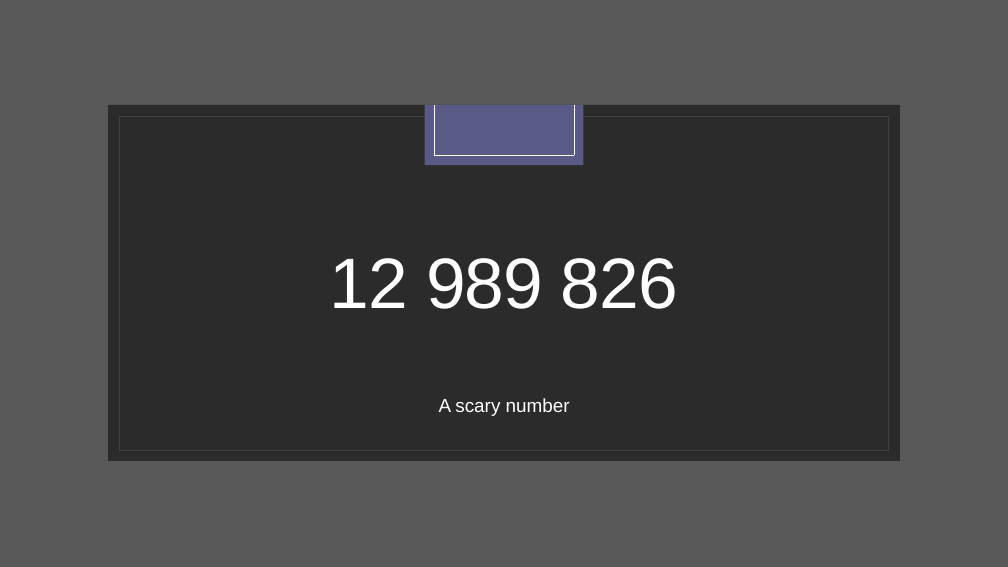
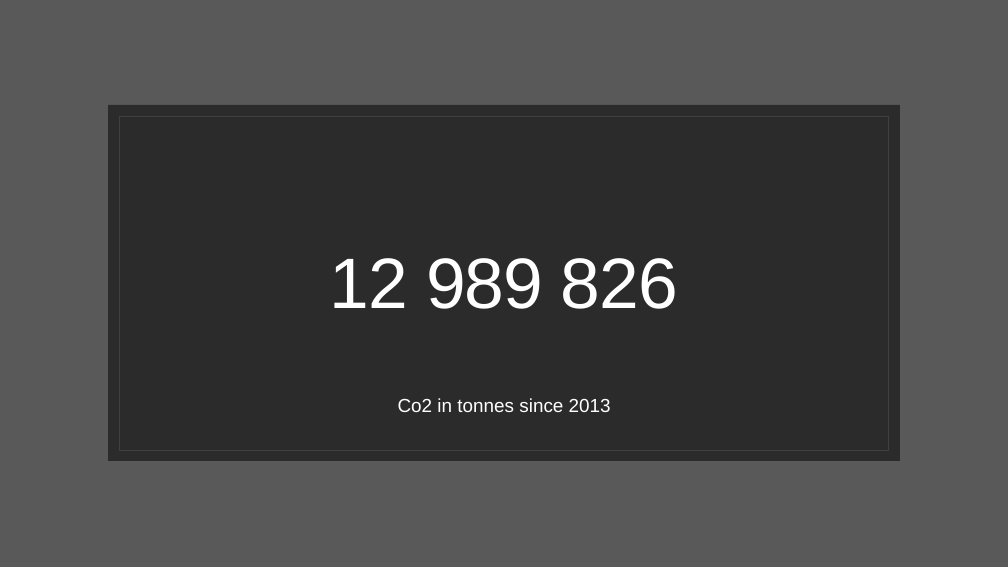
Before and after one commit to Simao-Lopes/Fire-Project, a slide deck: slide 5 of Presentation/The fires in Portugal.pptx. Drawn at 1008x567 pixels with LibreOffice and Linux fonts; fonts in the diff are those of the drawing; background and template pictures are left out; a plain dark background stands for a picture behind light text. Boxes give left, top, right and bottom in pixels: in the first picture for what was removed or moved away, otherwise in the second. Text is boxed around its words. In the diff, an @@ line names an element or a change of style, - is before the commit and + after.

```diff
--- a/Presentation/The fires in Portugal.pptx
+++ b/Presentation/The fires in Portugal.pptx
@@ rectangle removed at [425,105,584,166] @@
@@ line removed from (434, 105) to (434, 156) @@
@@ line removed from (574, 105) to (574, 156) @@
@@ line removed from (434, 156) to (574, 156) @@
@@ text at [398,398,611,412]: text changed @@
-A scary number
+Co2 in tonnes since 2013
```
Also in this commit, not shown: 7 other slides changed, 4 slides added, 1 slide removed, 10 other files.
